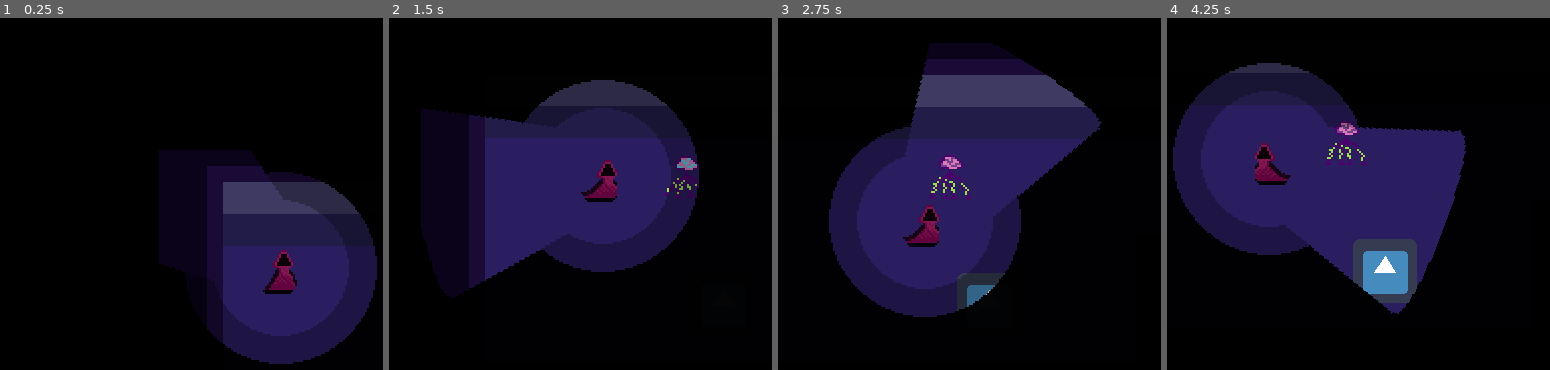
Above: before the commit, frames 1-4 (left to right).
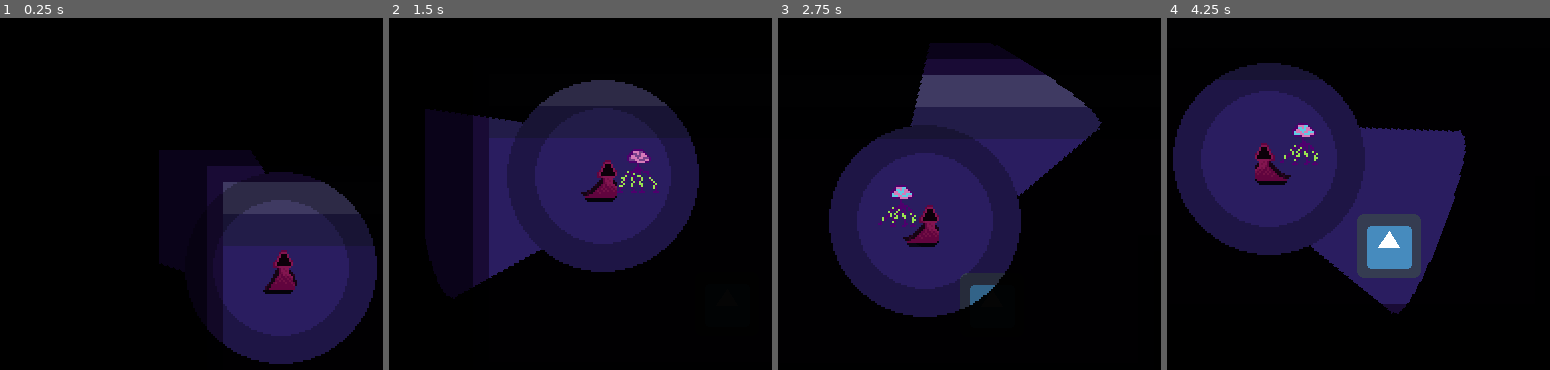
Above: after the commit, the same moments.

Repository: K4zkis/Godot-WildJam-50
Game: Godot game, scene res://World.tscn
The game is run twice, just before and just after one commit, with the same random seed, the same clock (stepped at 60 frames per second) and the same inputs. The engine's default icon, where the game draws it, is replaced by a stand-in: a white triangle on a blue panel in a dark square.
Inputs (mouse positions are in pixels of both pictures, inside the frame that each line leads up to):
- Up to frame 1 (0.25 s): no input
- Up to frame 2 (1.5 s): tap Enter at 0.5 s; move the mouse to (680, 162) at 0.52 s; hold Right (ui_right) 0.53-1.28 s; move the mouse to (446, 204) at 1.27 s; hold Down (ui_down) from 1.28 s (still down)
- Up to frame 3 (2.75 s): move the mouse to (1003, 91) at 2.02 s; release Down (ui_down) at 2.03 s; hold Right (ui_right) from 2.03 s (still down)
- Up to frame 4 (4.25 s): move the mouse to (1308, 267) at 2.77 s; release Right (ui_right) at 2.78 s; hold Up (ui_up) 2.78-3.53 s; move the mouse to (1504, 246) at 3.52 s; hold Left (ui_left) from 3.53 s (still down)

The runs differ from the first frame. In frame 1, 1.0% of the frame differs, in the area x 58-74%, y 46-56%; in frame 2, 4.6%; in frame 3, 3.2%; in frame 4, 6.6%, in the area x 29-67%, y 29-85%.

Commit message:
spider magnet and damage registration

Diff:
--- a/Rogue-Ritual/Light2D.gd
+++ b/Rogue-Ritual/Light2D.gd
@@ -12,5 +12,5 @@
 
 
 # Called every frame. 'delta' is the elapsed time since the previous frame.
-func _process(delta):
+func _process(_delta):
 	self.position = get_parent().get_node("Player").position
--- a/Rogue-Ritual/LightCone.gd
+++ b/Rogue-Ritual/LightCone.gd
@@ -12,6 +12,6 @@
 
 
 # Called every frame. 'delta' is the elapsed time since the previous frame.
-func _process(delta):
+func _process(_delta):
 	self.position =  get_parent().get_node("Player").position + (get_parent().get_node("Player_Camera_mouse").position - get_parent().get_node("Player").position).normalized()*  50
 	self.rotation = ( get_parent().get_node("Player_Camera_mouse").position - get_parent().get_node("Player").position).angle()
--- a/Rogue-Ritual/Player.gd
+++ b/Rogue-Ritual/Player.gd
@@ -10,6 +10,7 @@
 export (float) var STUN_TIME = 0.7
 var velocity = Vector2()
 var counter = 0
+var HEALTH = 5
 
 onready var timer = get_parent().get_node("Timer")
 
@@ -31,7 +32,7 @@
 	if Input.is_action_pressed("ui_up"):
 		velocity.y -= 1
 
-func _physics_process(delta):
+func _physics_process(_delta):
 
 	if STUN_ACTIVE == false:
 		get_input()
@@ -42,7 +43,7 @@
 	else:
 		var knockback_direction = Vector2()
 		knockback_direction = (self.global_transform.origin - get_parent().get_node("Boss").global_transform.origin).normalized()
-		apply_knockback(knockback_direction,delta)
+		apply_knockback(knockback_direction,_delta)
 
 
 	if velocity == Vector2(0,0):
@@ -61,14 +62,14 @@
 
 
 
-func apply_knockback(direction,delta):
+func apply_knockback(direction,_delta):
 	#this doesn't work yet
 	if counter == 0:
 		timer.start()
 		print ("Timer is started")
 	else:
 		#change the speed with each frame "delta" through decrease_speed_bezier() function
-		velocity = decrease_speed_bezier(delta,direction,counter)
+		velocity = decrease_speed_bezier(_delta,direction,counter)
 	counter +=1
 
 
@@ -82,9 +83,10 @@
 	# interaction with boss
 	# contact with the wall at certain speed
 	# contact with spider attack
-	pass
+	HEALTH -=1
+	print(HEALTH)
 
-func decrease_speed_bezier(delta,direction,counter):
+func decrease_speed_bezier(_delta,direction,counter):
 	#this is in progress
 	var new_speed=KNOCKBACK_SPEED/counter
 	var remaining = timer.get_time_left()
--- a/Rogue-Ritual/Player.tscn
+++ b/Rogue-Ritual/Player.tscn
@@ -23,7 +23,7 @@
 "speed": 6.5
 } ]
 
-[node name="KinematicBody2D" type="KinematicBody2D"]
+[node name="KinematicBody2D" type="KinematicBody2D" groups=["player"]]
 script = ExtResource( 2 )
 HOLDING_ITEM = true
 
--- a/Rogue-Ritual/Player_Camera_mouse.gd
+++ b/Rogue-Ritual/Player_Camera_mouse.gd
@@ -17,7 +17,7 @@
 
 
 # Called every frame. 'delta' is the elapsed time since the previous frame.
-func _process(delta):
+func _process(_delta):
 	mouse_position = get_global_mouse_position()
 	x_to_reach = (3*player.position.x + mouse_position.x)/4
 	y_to_reach = (3* player.position.y + mouse_position.y)/4
--- a/Rogue-Ritual/Raven_Shadow.gd
+++ b/Rogue-Ritual/Raven_Shadow.gd
@@ -12,6 +12,6 @@
 
 
 # Called every frame. 'delta' is the elapsed time since the previous frame.
-func _process(delta):
+func _process(_delta):
 	self.flip_h = self.get_parent().flip_h
 #	pass
--- a/Rogue-Ritual/Spider.gd
+++ b/Rogue-Ritual/Spider.gd
@@ -1,11 +1,11 @@
 extends KinematicBody2D
 
-
+export (int) var SPIDER_SPEED = 20
 # Declare member variables here. Examples:
 # var a = 2
 # var b = "text"
 
-
+onready var player = get_parent().get_node("Player")
 # Called when the node enters the scene tree for the first time.
 func _ready():
 	pass # Replace with function body.
@@ -14,3 +14,14 @@
 # Called every frame. 'delta' is the elapsed time since the previous frame.
 #func _process(delta):
 #	pass
+
+func _physics_process(_delta):
+	if player:
+		var direction = (player.position - position).normalized()
+		direction = move_and_slide(direction * SPIDER_SPEED)
+
+	for i in get_slide_count():
+		var collision = get_slide_collision(i)
+		var object = collision.collider
+		if object.is_in_group("player"):
+			object.apply_damage()
--- a/Rogue-Ritual/Spider.tscn
+++ b/Rogue-Ritual/Spider.tscn
@@ -1,7 +1,8 @@
-[gd_scene load_steps=5 format=2]
+[gd_scene load_steps=6 format=2]
 
 [ext_resource path="res://brain_spider2.png" type="Texture" id=1]
 [ext_resource path="res://brain_spider1.png" type="Texture" id=2]
+[ext_resource path="res://Spider.gd" type="Script" id=3]
 
 [sub_resource type="SpriteFrames" id=1]
 animations = [ {
@@ -15,9 +16,11 @@
 extents = Vector2( 9.5, 6.5 )
 
 [node name="Spider" type="KinematicBody2D"]
+script = ExtResource( 3 )
 
 [node name="AnimatedSprite" type="AnimatedSprite" parent="."]
 frames = SubResource( 1 )
+frame = 1
 playing = true
 
 [node name="CollisionShape2D" type="CollisionShape2D" parent="."]
